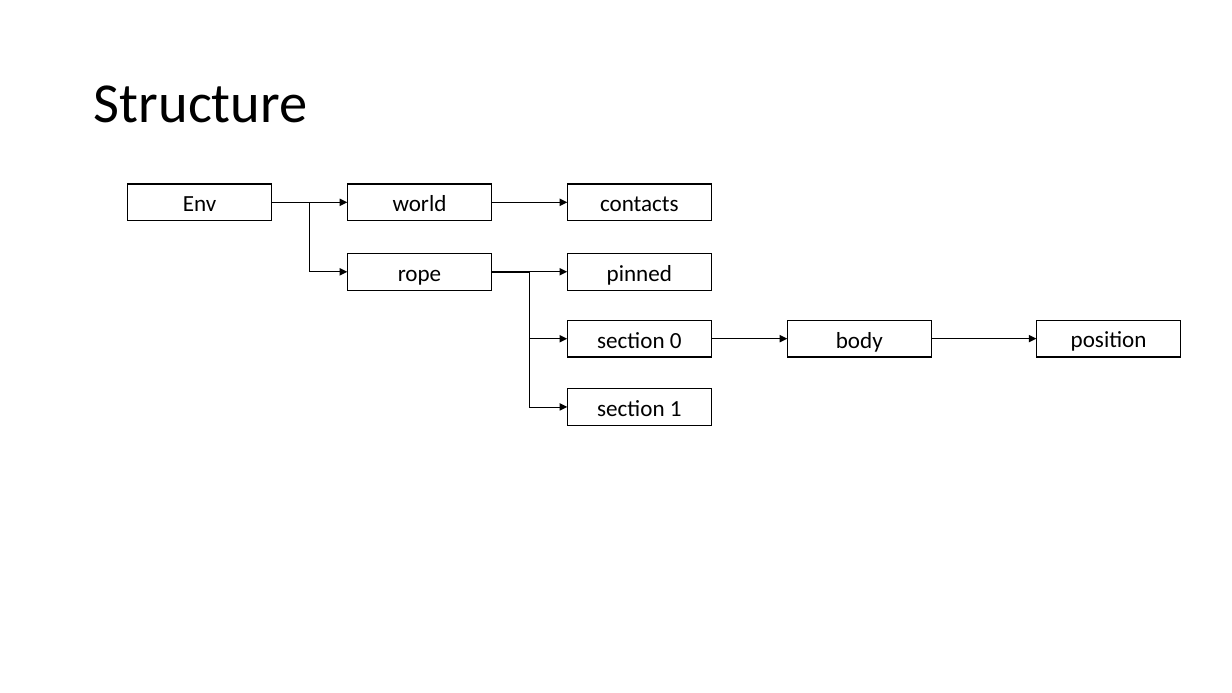
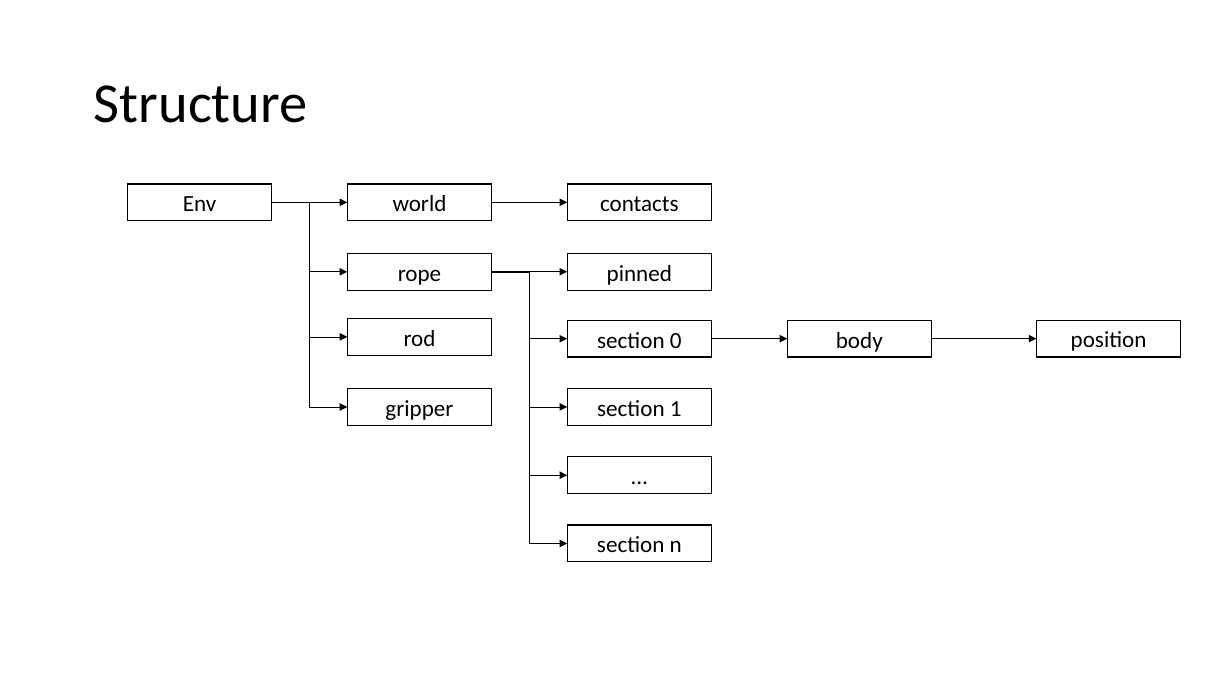
Before and after one commit to zhyma/gym_coil2d, a slide deck: slide 2 of readme.pptx. Drawn at 1232x693 pixels with LibreOffice and Linux fonts; fonts in the diff are those of the drawing. Boxes give left, top, right and bottom in pixels: in the first picture for what was removed or moved away, otherwise in the second. Text is boxed around its words. In the diff, an @@ line names an element or a change of style, - is before the commit and + after.

```diff
--- a/readme.pptx
+++ b/readme.pptx
@@ elbow arrow added from (272, 202) to (348, 337), #000000 0.5 pt @@
@@ elbow arrow added from (272, 202) to (348, 407), #000000 0.5 pt @@
@@ elbow arrow added from (492, 272) to (567, 475), #000000 0.5 pt @@
@@ elbow arrow added from (492, 272) to (567, 543), #000000 0.5 pt @@
@@ rectangle added at bbox=[348, 319, 492, 356], fill #FFFFFF, outline #000000 1 pt, 18 pt, text #000000 @@
+rod
@@ rectangle added at bbox=[348, 389, 492, 426], fill #FFFFFF, outline #000000 1 pt, 18 pt, text #000000 @@
+gripper
@@ rectangle added at bbox=[567, 457, 712, 494], fill #FFFFFF, outline #000000 1 pt, 18 pt, text #000000 @@
+…
@@ rectangle added at bbox=[567, 525, 712, 562], fill #FFFFFF, outline #000000 1 pt, 18 pt, text #000000 @@
+section n
```
Also in this commit, not shown: 1 other slide changed, 6 other files.
